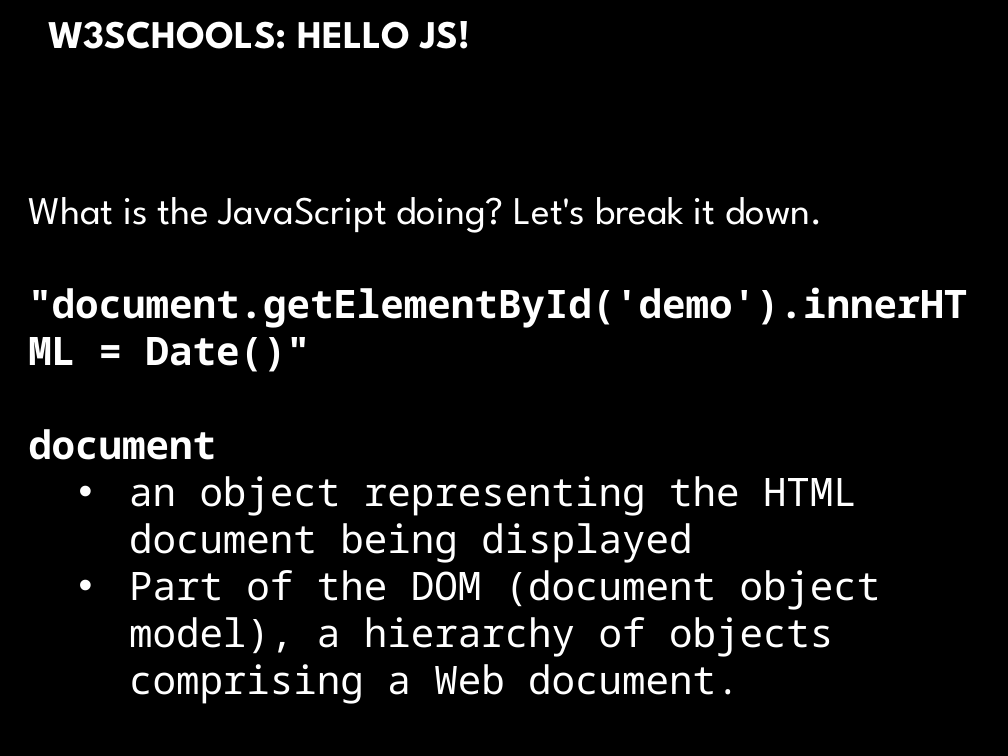
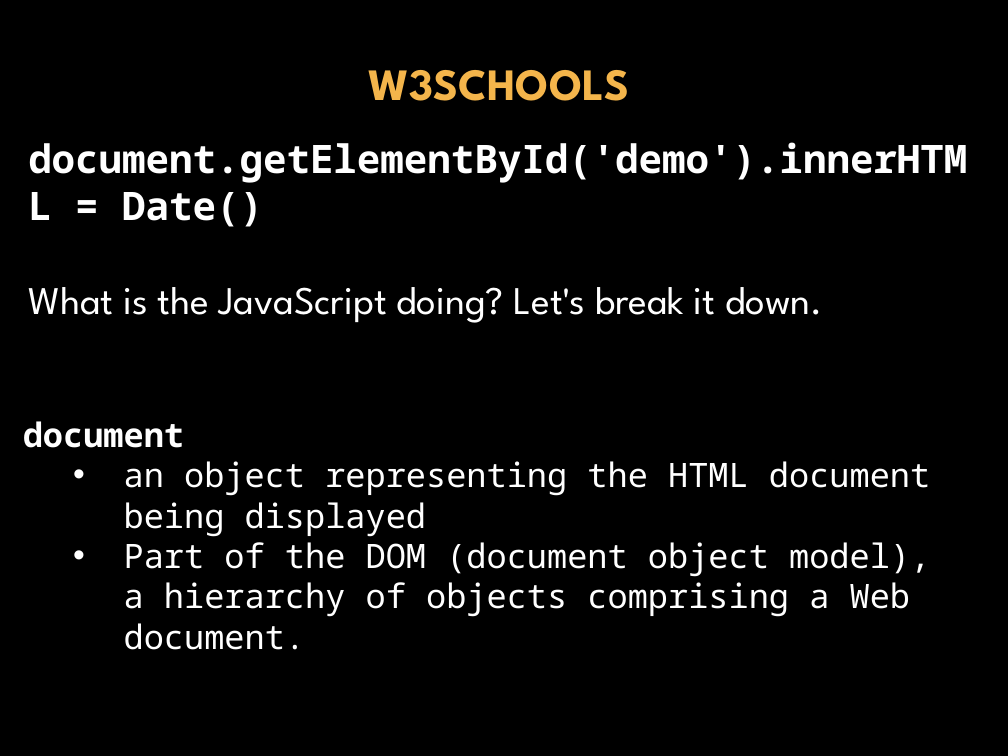
Before and after one commit to donfreiday/cpsc330-js, a slide deck: slide 18 of Javascript.pptx (slide 15 before the commit). Drawn at 1008x756 pixels with LibreOffice and Linux fonts; fonts in the diff are those of the drawing; background and template pictures are left out. Boxes give left, top, right and bottom in pixels: in the first picture for what was removed or moved away, otherwise in the second. Text is boxed around its words. In the diff, an @@ line names an element or a change of style, - is before the commit and + after.

```diff
--- a/Javascript.pptx
+++ b/Javascript.pptx
@@ title at [368,70,629,101]: text changed; size 28 to 32 pt; text colour gradient #FFFFFF to #BFBFBF to #F4B54B @@
-W3SCHOOLS: HELLO JS!
+W3SCHOOLS
@@ text "document.getElementById('demo').innerHTML = Date()": place and size @@
-text "document.getElementById('demo').innerHTML = Date()" at [28,197,967,704]
+text "document.getElementById('demo').innerHTML = Date()" at [28,142,967,323]
@@ text at [28,142,967,227]: paragraph added @@
+document.getElementById('demo').innerHTML = Date()
@@ text at [28,287,967,704]: paragraphs removed @@
-"document.getElementById('demo').innerHTML = Date()"
-document
-  • an object representing the HTML document being displayed
-  • Part of the DOM (document object model), a hierarchy of objects comprising a Web document.
@@ text added at [23,421,930,650], 24 pt, text #FFFFFF @@
+document
+  • an object representing the HTML document being displayed
+  • Part of the DOM (document object model), a hierarchy of objects comprising a Web document.
```
Also in this commit, not shown: 34 other slides changed, 5 slides added, 2 slides removed.
